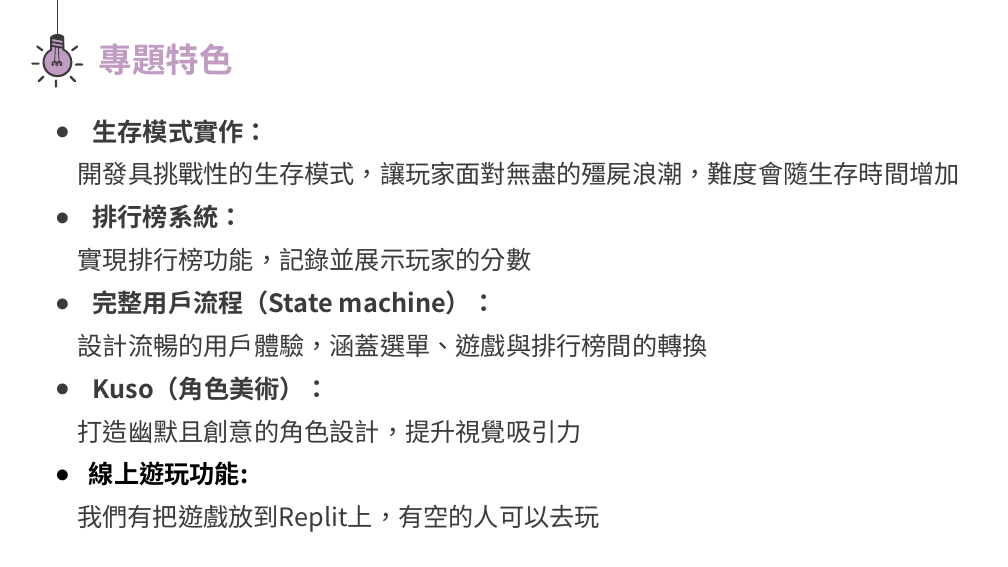
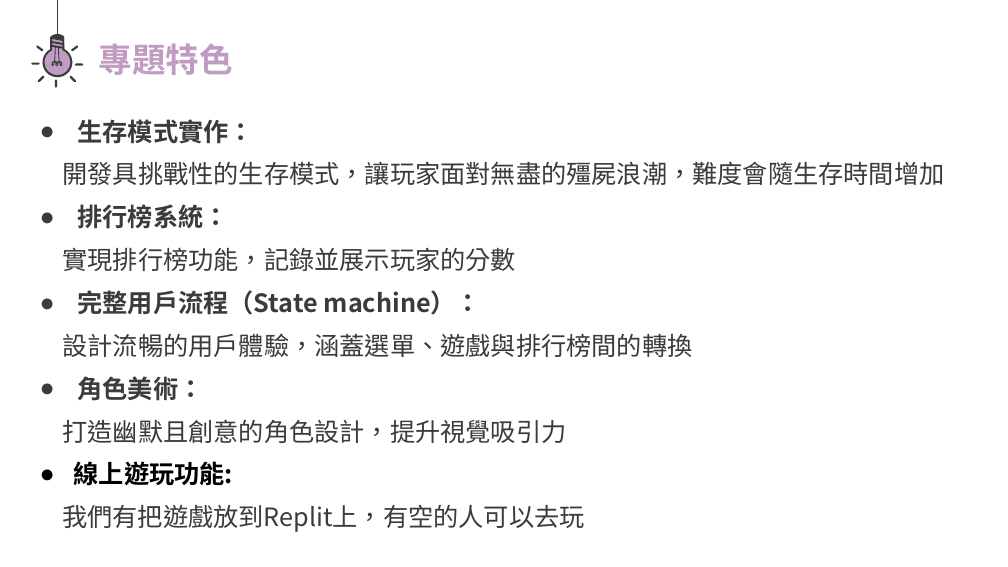
Before and after one commit to yoyo0213/oop-2025-proj-TA_v.s._Professor, a slide deck: slide 3 of oop final project.pptx. Drawn at 1008x567 pixels with LibreOffice and Linux fonts; fonts in the diff are those of the drawing. Boxes give left, top, right and bottom in pixels: in the first picture for what was removed or moved away, otherwise in the second. Text is boxed around its words. In the diff, an @@ line names an element or a change of style, - is before the commit and + after.

```diff
--- a/oop final project.pptx
+++ b/oop final project.pptx
@@ text "生存模式實作：": place and size @@
-text "生存模式實作：" at [77, 119, 960, 532]
+text "生存模式實作：" at [62, 119, 945, 532]
@@ text at [77, 376, 203, 401]: text changed @@
-● Kuso（角色美術）：
+● 角色美術：
```
Also in this commit, not shown: 3 other slides changed, 1 other file.
